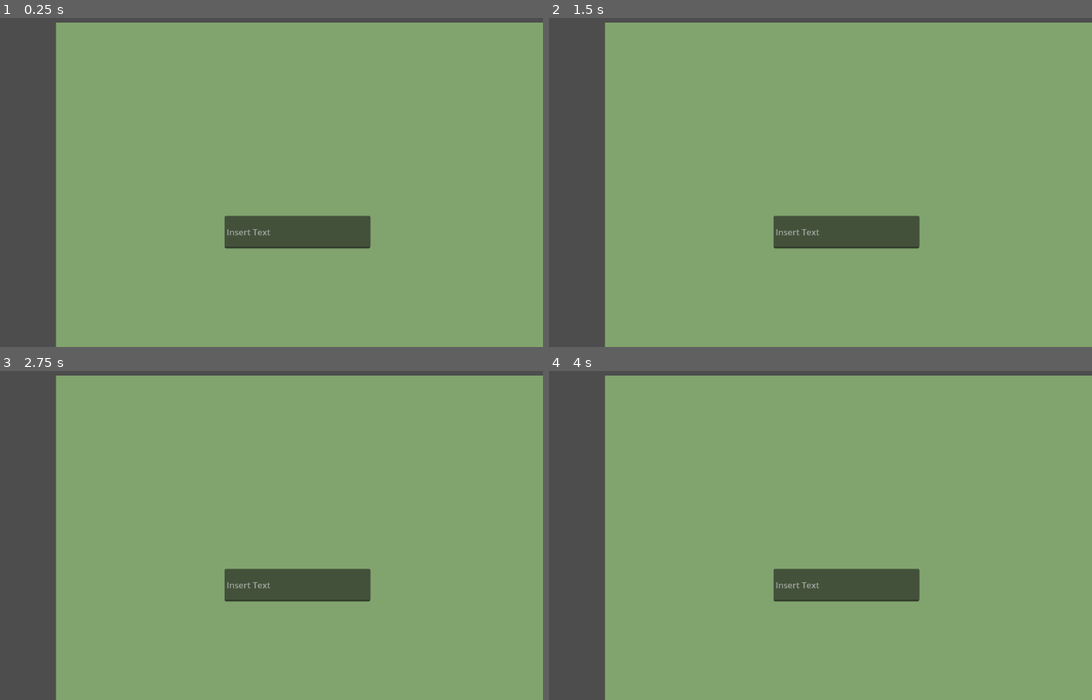
Above: before the commit, frames 1-4 (two rows, left to right).
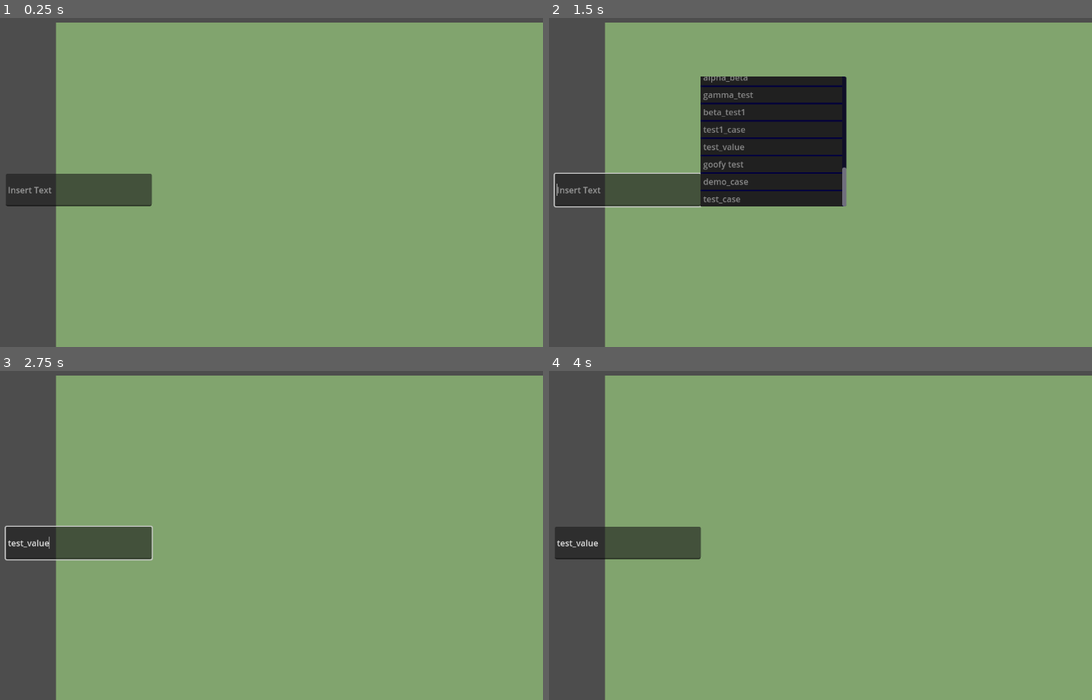
Above: after the commit, the same moments.

Repository: Lenrow/line-edit-complete-godot
Game: Godot game, scene res://Scenes/line_edit_example.tscn
The game is run twice, just before and just after one commit, with the same random seed, the same clock (stepped at 60 frames per second) and the same inputs.
Inputs (mouse positions are in pixels of both pictures, inside the frame that each line leads up to):
- Up to frame 1 (0.25 s): no input
- Up to frame 2 (1.5 s): tap Enter at 0.5 s; move the mouse to (923, 159) at 0.52 s; hold Up (ui_up) 0.53-1.28 s; click (923, 159) at 0.67 s; tap Space at 1.25 s; move the mouse to (668, 192) at 1.27 s; hold Down (ui_down) from 1.28 s (still down); click (668, 192) at 1.42 s
- Up to frame 3 (2.75 s): release Down (ui_down) at 2 s; click (222, 499) at 2.02 s
- Up to frame 4 (4 s): tap Enter at 2.75 s; move the mouse to (847, 453) at 2.77 s; hold Up (ui_up) from 2.78 s (still down); click (847, 453) at 2.92 s; tap Space at 3.5 s; move the mouse to (755, 598) at 3.52 s; click (755, 598) at 3.67 s

The runs differ from the first frame. In frame 1, 5.4% of the frame differs, in the area x 1-69%, y 47-71%; in frame 2, 16%, in the area x 0-69%, y 17-71%; in frame 3, 5.6%; in frame 4, 5.4%.

Commit message:
UX Improvements and CleanUp:
- Add Loading of terms via json file
- Implement closing menu via mouse click
- Add disabling of directions for menu

- Write more comments
- remove redundant/useless variables

Diff:
--- a/Assets/base_theme.tres
+++ b/Assets/base_theme.tres
@@ -1,12 +1,17 @@
-[gd_resource type="Theme" load_steps=2 format=3 uid="uid://d1ff85lu8qqwm"]
+[gd_resource type="Theme" load_steps=3 format=3 uid="uid://d1ff85lu8qqwm"]
+
+[sub_resource type="StyleBoxFlat" id="StyleBoxFlat_naw2w"]
 
 [sub_resource type="StyleBoxFlat" id="StyleBoxFlat_8h8qo"]
 bg_color = Color(0.0100008, 0, 0.239252, 1)
-border_width_left = 2
-border_width_top = 2
-border_width_right = 2
-border_width_bottom = 2
 border_color = Color(0.849676, 0.509584, 0.00982426, 1)
+corner_radius_top_left = 5
+corner_radius_top_right = 5
+corner_radius_bottom_right = 5
+corner_radius_bottom_left = 5
 
 [resource]
+Button/styles/focus = SubResource("StyleBoxFlat_naw2w")
+MarginContainer/constants/margin_bottom = 2
+MarginContainer/constants/margin_top = 2
 ScrollContainer/styles/panel = SubResource("StyleBoxFlat_8h8qo")
--- a/Scenes/auto_complete_menu.tscn
+++ /dev/null
@@ -1,12 +0,0 @@
-[gd_scene load_steps=2 format=3 uid="uid://dwrf4lbplncb5"]
-
-[ext_resource type="Script" path="res://Scripts/auto_complete_menu.gd" id="1_g5738"]
-
-[node name="AutoCompleteMenu" type="Control"]
-layout_mode = 3
-anchors_preset = 15
-anchor_right = 1.0
-anchor_bottom = 1.0
-grow_horizontal = 2
-grow_vertical = 2
-script = ExtResource("1_g5738")
--- a/Scenes/complete_option.tscn
+++ b/Scenes/complete_option.tscn
@@ -1,6 +1,7 @@
-[gd_scene load_steps=3 format=3 uid="uid://rphyeuffx7cl"]
+[gd_scene load_steps=4 format=3 uid="uid://rphyeuffx7cl"]
 
 [ext_resource type="Script" path="res://Scripts/option_button.gd" id="1_5a4qr"]
+[ext_resource type="Theme" uid="uid://d1ff85lu8qqwm" path="res://Assets/base_theme.tres" id="1_d2uxr"]
 
 [sub_resource type="LabelSettings" id="LabelSettings_un4au"]
 font_color = Color(0.572988, 0.572988, 0.572988, 1)
@@ -35,4 +36,5 @@
 anchor_bottom = 1.0
 grow_horizontal = 2
 grow_vertical = 2
+theme = ExtResource("1_d2uxr")
 script = ExtResource("1_5a4qr")
--- a/Scenes/line_edit_example.tscn
+++ b/Scenes/line_edit_example.tscn
@@ -10,12 +10,13 @@
 grow_horizontal = 2
 grow_vertical = 2
 
-[node name="AutoCompleteAssistant" type="Node" parent="." node_paths=PackedStringArray("line_edits", "menu_location_node", "not_cover_nodes")]
+[node name="AutoCompleteAssistant" type="Node" parent="." node_paths=PackedStringArray("line_edits", "menu_location_node")]
 script = ExtResource("1_qnd4x")
 line_edits = [NodePath("../FullCoverageTestControl/LineEdit")]
-completion_options = Array[String](["hello", "yupyup", "test_single", "test multi words"])
 menu_location_node = NodePath("../FullCoverageTestControl")
-not_cover_nodes = [null, null, null]
+terms_file_path = "res://example_terms_file.json"
+terms_dict_key = null
+disable_west = null
 
 [node name="FullCoverageTestControl" type="ColorRect" parent="."]
 layout_mode = 1
@@ -35,15 +36,16 @@
 anchor_top = 0.45
 anchor_right = 0.6
 anchor_bottom = 0.5
-offset_left = 42.12
-offset_top = 89.58
-offset_right = 42.1198
-offset_bottom = 120.58
+offset_left = -371.88
+offset_top = 9.58002
+offset_right = -371.88
+offset_bottom = 40.58
 grow_horizontal = 2
 grow_vertical = 2
 placeholder_text = "Insert Text"
 
 [node name="OutOfCoverageTestControl" type="Control" parent="."]
+visible = false
 layout_mode = 1
 anchor_right = 0.5
 anchor_bottom = 0.8
--- a/Scripts/auto_complete_assistant.gd
+++ b/Scripts/auto_complete_assistant.gd
@@ -1,27 +1,30 @@
 @tool
 class_name AutoCompleteAssistant
 extends Node
-
-var test_strings = ["test1_example", "test_value", "sample_test", "alpha_test1", "test1_case",
-	 "beta_test1", "gamma_test", "example_test", "test_case", "delta_test1", "test_version",
-	  "test_example", "test_module_", "final_test1_", "test_example_","alpha_sample",
-	   "demo_case", "example_value", "random_string", "case_study", "sample_data","alpha_beta",
-		"project_name", "default_value", "core_module", "alpha_omega", "goofy ah test"]
 
 var complete_menu = preload("res://Scenes/complete_menu.tscn")
 
 ## the line_edit nodes this node should spawn menus for
 @export var line_edits: Array[LineEdit]
-## the completion options (will probably be changed)
-@export var completion_options: Array[String]
-@export var allow_multi_word_completion: bool
+## one option to load terms
+@export var terms: Array[String]
 ## defines in which node the menu should be located. [br]
-## This node has to contain the line_edit(s) you want it to appear for.
+## This node has to contain the line_edit(s) you want it to appear for. [br]
 ## Not necessarily as a parent but the edits must intersect with its global_rect
 ## since the menu will not cut out of this nodes boundaries
 @export var menu_location_node: Control
-## Nodes the menu should not cover. The menu will not spawn above these Nodes.
-@export var not_cover_nodes: Array[Control] ## if too many are defined this might make menu too small.
+## String path to json file holding the terms
+@export var terms_file_path: String
+## if terms json is a dict, per default if this is undefined the programm will try to access "terms"
+## to get the terms. If you want to put different sets of terms for different edits in one file,
+## you can define the key that is used to access with this.
+@export var terms_dict_key: String = "terms"
+
+@export_group("Disabled Menu Directions")
+@export var disable_north: bool
+@export var disable_east: bool
+@export var disable_south: bool
+@export var disable_west: bool
 
 var menus: Array[CompleteMenu]
 
@@ -31,44 +34,60 @@
 
 func create_complete_menu(edit: LineEdit):
 	var location_info = get_location_boundaries(edit) # 0 is main direction as int (from enum) 1 is sub-direction so if north or south greater (for east-west) is max_size vector
-	print(location_info)
 	var direction = location_info[0]
 	var placement_point = get_menu_placement_vec(edit, direction)
 	var new_menu: CompleteMenu = complete_menu.instantiate()
-	print(direction)
 	add_child(new_menu)
 	new_menu.set_up_menu(placement_point, direction, location_info[1], location_info[2], edit)
-	new_menu.load_terms(test_strings)
+	insert_terms(new_menu)
 
 	edit.connect("focus_entered", new_menu.show_menu)
 	edit.connect("focus_exited", new_menu.hide_menu)
 	menu_location_node.connect("resized", new_menu.resize)
+	new_menu.connect("resized", new_menu.resize)
 
 	new_menu.hide_menu(true)
 
+func insert_terms(menu: CompleteMenu):
+	var new_terms = terms
+
+	if terms_file_path:
+		var file = FileAccess.open(terms_file_path, FileAccess.READ)
+		if not file:
+			assert(false, "ERROR: terms file path is invalid!")
+			return
+		var content = file.get_as_text()
+		file.close()
+		var json_object = JSON.parse_string(content)
+		if typeof(json_object) == TYPE_ARRAY:
+			new_terms += json_object
+		elif typeof(json_object) == TYPE_DICTIONARY:
+			new_terms += json_object[terms_dict_key]
+
+	menu.load_terms(new_terms)
 
 ## calculates the free space available in all 4 directions of the LineEdit rect
 ## and the menu_location_node rect.
 ## If successful it returns a dictionary with the values
 func get_location_boundaries(edit: LineEdit):
+	var disable_direction_arr = [disable_north, disable_east, disable_south, disable_west]
+
 	if not menu_location_node or not edit:
 		assert(false, "ERROR: NODE CONFIGURATION ERROR; LOCATION_NODE OR EDIT_NODE ARE NULL!")
 		return null
 	else:
 		var location_rect = menu_location_node.get_global_rect()
 		var edit_rect = edit.get_global_rect()
-		print("Location Rect: ",location_rect, " End: ", location_rect.end,"\nEdit Rect:", edit_rect, " End: ", edit_rect.end)
 		if not location_rect.intersects(edit_rect):
 			assert(false, "ERROR: NODE CONFIGURATION ERROR; EDIT NOT WITHIN LOCATION_NODE")
 			return null
 		var direction_rects = Helpers.subtract_rects(location_rect, edit_rect)
-		Helpers.print_collection(direction_rects, "Rects", true)
 		var values = direction_rects["Values"]
 		var max_value = 0
 		var max_index = 0
 		for i in values.size():
 			var current_rect = values[i]
-			if max_value <= current_rect.get_area():
+			if max_value <= current_rect.get_area() and not disable_direction_arr[i]:
 				max_value = current_rect.get_area()
 				max_index = i
 
@@ -77,8 +96,6 @@
 			max_size.x = (location_rect.size - (edit_rect.position - location_rect.position)).x
 		else:
 			max_size.y = (location_rect.size - (edit_rect.position - location_rect.position)).y
-			pass
-		print(values[0].size.y, " | ",values[2].size.y)
 		var vertical_direction = Enums.Direction.NORTH if values[0].size.y > values[2].size.y else Enums.Direction.SOUTH
 
 		return [Enums.Direction[direction_rects.keys()[max_index]], vertical_direction, max_size]
--- a/Scripts/auto_complete_menu.gd
+++ /dev/null
@@ -1,7 +0,0 @@
-@tool
-extends Control
-
-
-# Called when the node enters the scene tree for the first time.
-func _ready() -> void:
-	pass # Replace with function body.
--- a/Scripts/complete_menu.gd
+++ b/Scripts/complete_menu.gd
@@ -1,28 +1,30 @@
 class_name CompleteMenu
 extends Control
 
+## defines the size of the menu, in relation to the edit
+## if this was (1,1) the menu would have the same size as the edit
 const DEF_SIZE_MULT = Vector2(1, 4)
 const DEF_SIZE_MIN = Vector2(100, 0)
 
-@export var complete_nodes: Array[Control]
-var all_nodes: Array[Control]
-var edit: LineEdit
-
-var node_margin: float = 3
+var visible_nodes: Array[Control] ## all the term-nodes that are currently visible
+var all_nodes: Array[Control] ## all the term nodes, one for each term
+var edit: LineEdit ## the edit this menu applies to
+
+var node_margin_y: float = 3
 var node_size: float :
 	get:
 		var size_y = 0
-		for node in complete_nodes:
+		for node in visible_nodes:
 			size_y += node.size.y
-		size_y += (complete_nodes.size()) * node_margin
+		size_y += (visible_nodes.size()) * node_margin_y
 		return size_y
-var anchor_point: Vector2
-var main_direction: Enums.Direction
+var anchor_point: Vector2 ## position is calculated relative to edit by resize
+var main_direction: Enums.Direction ## main menu direction
 var max_size: Vector2
-@export var grow_upwards: bool = false
-var anchor_east: bool = false
-
-var current_term: String = ""
+var grow_upwards: bool = false
+
+var current_text: String = "" ## the text that is currently checked. Not entire edit text if whitespaces are there
+var all_active_terms: Array = [] ## all loaded terms in one array
 
 #region control_vars
 var is_in_focus: bool
@@ -36,11 +38,9 @@
 
 func set_up_menu(placement_point: Vector2, direction_main, direction_sub, maximum_size: Vector2, line_edit: LineEdit):
 	edit = line_edit
-	var edit_rect: Rect2 = line_edit.get_global_rect()
 	main_direction = direction_main
 	anchor_point = placement_point
 	grow_upwards = direction_sub == Enums.Direction.NORTH
-	anchor_east = direction_main == Enums.Direction.EAST
 
 	max_size = maximum_size
 	resize(edit.size * DEF_SIZE_MULT)
@@ -48,16 +48,39 @@
 	edit.connect("text_changed", refresh_nodes)
 	refresh_nodes("")
 
-func load_terms(terms: Array):
+## loads the [param terms] as new option nodes [br]
+## if [param override_terms] is true all the prior existing terms are removed
+func load_terms(terms: Array, override_terms=false):
+	if override_terms:
+		remove_terms(all_active_terms)
+
 	for term: String in terms:
+		if term in all_active_terms:
+			continue
 		var option = option_scene.instantiate()
 		option_holder.add_child(option)
 		option.get_node("CompleteText").text = term
 		option.get_node("Button").connect("option_chosen", on_option_chosen)
 		all_nodes.append(option)
 
-	refresh_nodes(current_term)
-
+	all_active_terms.append_array(terms)
+	refresh_nodes(current_text)
+
+func remove_terms(terms: Array):
+	var remove_nodes = []
+	for node in all_nodes:
+		if get_option_text(node) in terms:
+			remove_nodes.append(node)
+
+	visible_nodes = visible_nodes.filter(func(x): return not x in remove_nodes)
+	all_nodes = all_nodes.filter(func(x): return not x in remove_nodes)
+	all_active_terms = all_active_terms.filter(func(x): return not x in terms)
+	for node in remove_nodes:
+		node.queue_free()
+
+	refresh_nodes(current_text)
+
+## recalculates size and position
 func resize(new_size= null):
 	if new_size == null:
 		new_size = Vector2(edit.size.x * DEF_SIZE_MULT.x, min(edit.size.y * DEF_SIZE_MULT.y, node_size))
@@ -79,13 +102,13 @@
 			anchor_point.y -= (get_rect().size.y - edit.size.y) if grow_upwards else 0.
 		Enums.Direction.SOUTH:
 			anchor_point = Vector2(edit.global_position.x, edit.get_global_rect().end.y)
-			pass
 		Enums.Direction.WEST:
 			anchor_point = Vector2(edit.global_position.x - get_rect().size.x, edit.global_position.y)
 			anchor_point.y -= (get_rect().size.y - edit.size.y) if grow_upwards else 0.
 
+## positions the nodes, based on the order they are given
 func reposition_nodes(ordered_nodes: Array[Control]):
-	complete_nodes = ordered_nodes
+	visible_nodes = ordered_nodes
 	var holder_size = node_size
 	var grow_indicator = -1 if grow_upwards else 1 # used instead of if-else everytime addition/subtraction is used
 	option_holder.set_custom_minimum_size(Vector2(0, holder_size))
@@ -94,8 +117,9 @@
 		node.position = current_position
 		node.position.y -= node.size.y if grow_upwards else 0.
 		node.size.x = option_holder.size.x
-		current_position.y += grow_indicator * (node.size.y + node_margin)
-
+		current_position.y += grow_indicator * (node.size.y + node_margin_y)
+
+## sorts the nodes anew based on the new text and calls the reposition method
 func refresh_nodes(text: String):
 	var terms = text.split(" ")
 	var t_length = 0
@@ -107,45 +131,62 @@
 			text = term
 			break
 		whitespace_i += 1
-	current_term = text
+	current_text = text
 
 	if text.is_empty():
-		complete_nodes = all_nodes
+		visible_nodes = all_nodes
 	else:
-		complete_nodes = all_nodes.filter(func(x): return text in get_option_text(x))
+		visible_nodes = all_nodes.filter(func(x): return text in get_option_text(x))
 		for node in all_nodes.filter(func(x): return not text in get_option_text(x)):
 			node.visible = false
-	complete_nodes.assign(complete_nodes.map(func(x): x.visible = true; return x))
-
-
-	complete_nodes.sort_custom(compare_options)
-
-
-	reposition_nodes(complete_nodes)
+	visible_nodes.assign(visible_nodes.map(func(x): x.visible = true; return x))
+
+	visible_nodes.sort_custom(compare_options)
+
+	reposition_nodes(visible_nodes)
 	if grow_upwards:
 		scroll_container.set_deferred("scroll_vertical", scroll_container.get_v_scroll_bar().max_value)
 
 	resize()
-	if complete_nodes:
-		edit.focus_neighbor_top = complete_nodes[0].get_node("Button").get_path()
-		complete_nodes[0].get_node("Button").focus_neighbor_bottom = edit.get_path()
-
-func show_menu():
+	if visible_nodes:
+		edit.focus_neighbor_top = visible_nodes[0].get_node("Button").get_path()
+		visible_nodes[0].get_node("Button").focus_neighbor_bottom = edit.get_path()
+	show_menu(false)
+
+func show_menu(refresh=true):
 	self.visible = true
-	refresh_nodes(current_term)
+	if refresh:
+		refresh_nodes(current_text)
 	is_in_focus = true
 	is_in_selection = false
 
 func hide_menu(override = false):
 	if is_in_selection and not override:
 		return
+	elif get_global_rect().has_point(get_global_mouse_position()) and not override:
+		return
 	self.visible = false
 	is_in_focus = false
 
+## applies the [param text] chosen in the menu to the edits text
+## is called by the option_chosen signal in the option_button
 func on_option_chosen(text):
-	var r_text = edit.text
-	edit.text = r_text.substr(0, (r_text.rfind(current_term))) + text
-	print(r_text.substr(0, (r_text.rfind(current_term))), " ", (r_text.rfind(current_term)))
+	var text_parts = edit.text.split(" ")
+	var t_length = 0
+	var whitespace_i = 0
+	var new_column_pos = edit.text.length()
+	for i in text_parts.size():
+		t_length += text_parts[i].length()
+		if current_text == text_parts[i] and t_length + whitespace_i >= edit.caret_column:
+			text_parts[i] = text
+			new_column_pos = " ".join(PackedStringArray(text_parts.slice(0, i))).length() + text.length() + (0 if i == 0 else 1)
+			break
+		whitespace_i += 1
+	edit.text = " ".join(PackedStringArray(text_parts))
+	edit.grab_focus()
+	edit.caret_column = new_column_pos
+	hide_menu(true)
+
 
 func get_option_text(option: Control):
 	return option.get_node("CompleteText").text
@@ -156,18 +197,15 @@
 
 	var score = 0
 	score = b.length() - a.length()
-	score += b.find(current_term) - a.find(current_term)
-	#print("a: ", a, " | b:", b, "\na length: ", a.length(), " | b length:", b.length(),"\na term pos: ", a.find(current_term), " | b term pos:", b.find(current_term), "\n score:", score, "\n" )
+	score += b.find(current_text) - a.find(current_text)
 
 	return score > 0
 
-func print_nodes():
-	print(complete_nodes.map(func(x): return get_option_text(x)))
-
+## makes it so the optionmenu can be navigated with the arrow keys, by interrupting default lineEdit key behavior
 func _input(event):
 	if event is InputEventKey:
 
-		if event.is_action_pressed("ui_up") and not is_in_selection:
+		if event.is_action_pressed("ui_up") and not is_in_selection and visible_nodes:
 			get_viewport().set_input_as_handled()
 			is_in_selection = true
 			get_node(edit.focus_neighbor_top).grab_focus()
@@ -175,3 +213,8 @@
 
 		if event.is_action_pressed("ui_down") and is_in_selection:
 			is_in_selection = false
+
+	if event is InputEventMouseButton:
+		if event.is_released():
+			if not (get_global_rect().has_point(get_global_mouse_position()) or edit.get_global_rect().has_point(get_global_mouse_position())):
+				edit.release_focus()
--- a/Scripts/helpers.gd
+++ b/Scripts/helpers.gd
@@ -19,7 +19,6 @@
 		directions_dict[direction_strings[i]] = directions[i]
 
 	directions_dict["Values"] = directions
-	#print("Location Rect: ",top_rect,"\nEdit Rect:", sub_rect, "\nIntersects?: ", top_rect.intersects(sub_rect), "\nRelative Position: ", position_rel,"\nReturn Dict: ", directions_dict)
 	return directions_dict
 
 ## subtracts a [param sub_rect] from a [param base_rect] and returns a dict of up to 4 new rects around the subtracted rect. [br]
--- /dev/null
+++ b/example_terms_file.json
@@ -0,0 +1,7 @@
+{
+    "terms": ["test1_example", "test_value", "sample_test", "alpha_test1", "test1_case",
+    "beta_test1", "gamma_test", "example_test", "test_case", "delta_test1", "test_version",
+     "test_example", "test_module_", "final_test1_", "test_example_","alpha_sample",
+      "demo_case", "example_value", "random_string", "case_study", "sample_data","alpha_beta",
+       "project_name", "default_value", "core_module", "alpha_omega", "goofy test"]
+}
